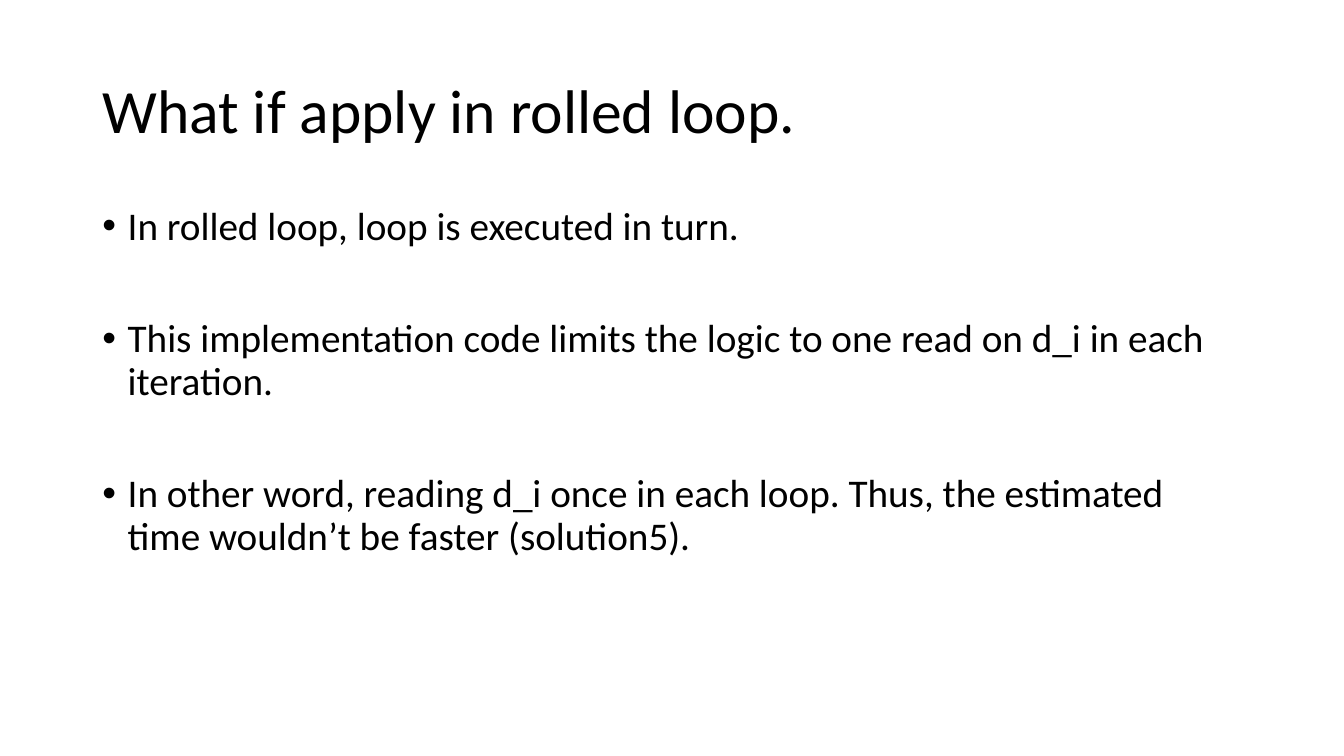
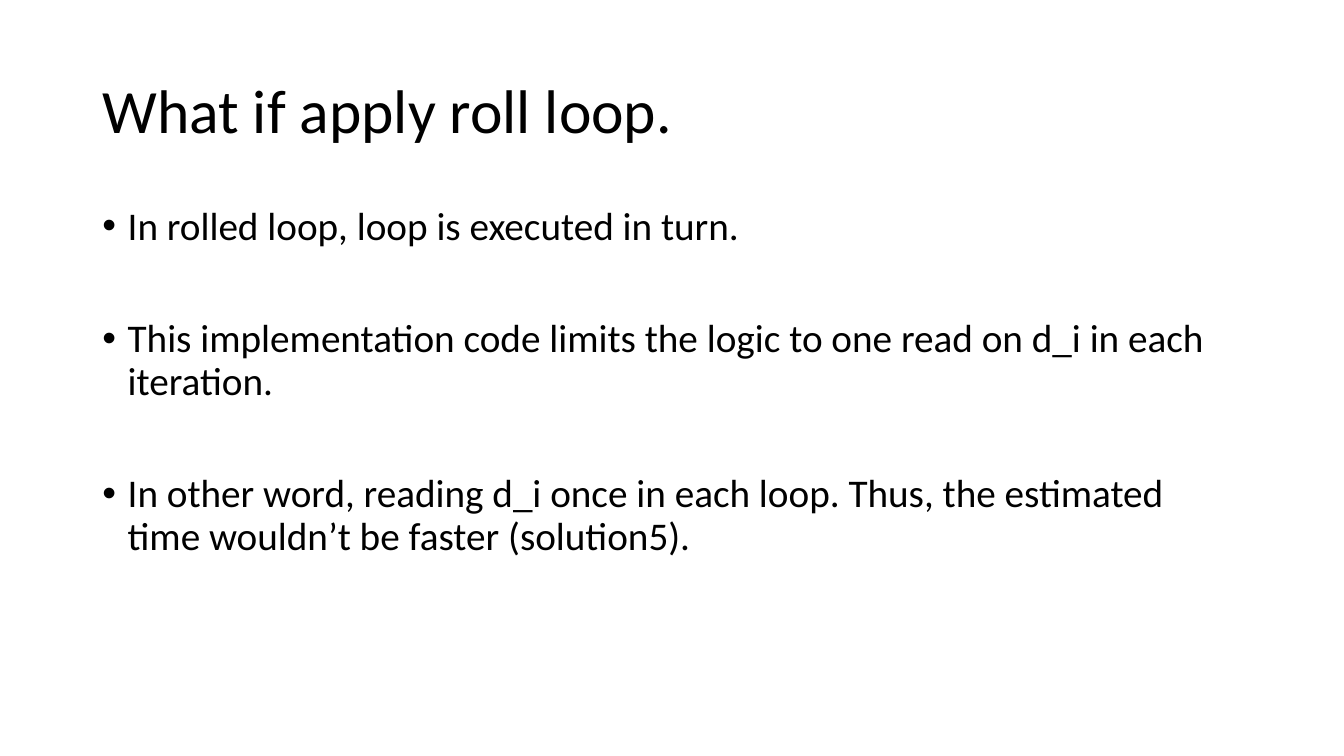
Before and after one commit to ZheChen-Bill/Interface_Synthesis, a slide deck: slide 25 of 111061545_labA_report.pptx (slide 15 before the commit). Drawn at 1344x756 pixels with LibreOffice and Linux fonts; fonts in the diff are those of the drawing. Boxes give left, top, right and bottom in pixels: in the first picture for what was removed or moved away, otherwise in the second. Text is boxed around its words. In the diff, an @@ line names an element or a change of style, - is before the commit and + after.

```diff
--- a/111061545_labA_report.pptx
+++ b/111061545_labA_report.pptx
@@ title at (x1=102, y1=90, x2=672, y2=143): text changed @@
-What if apply in rolled loop.
+What if apply roll loop.
```
Also in this commit, not shown: 6 other slides changed, 18 slides added, 1 slide removed.
